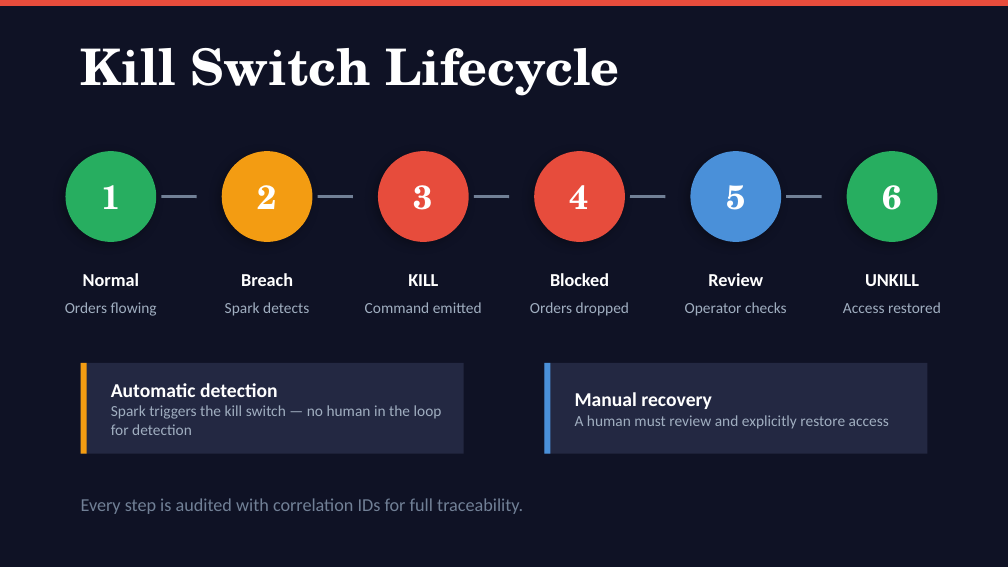
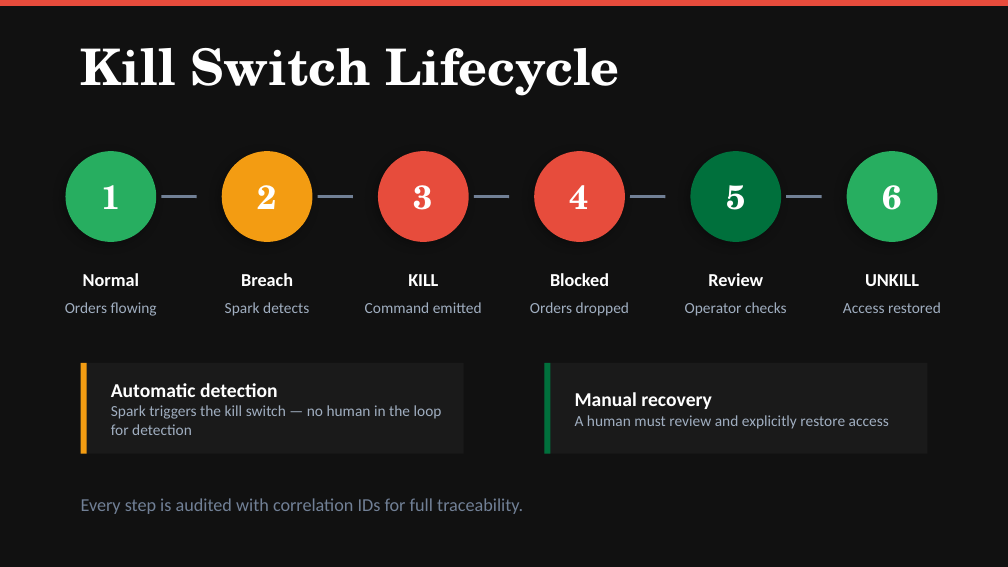
Before and after one commit to lukelittle/sec-15c3-5-market-access-controls-example, a slide deck: slide 11 of docs/presentation.pptx (slide 8 before the commit). Drawn at 1008x567 pixels with LibreOffice and Linux fonts; fonts in the diff are those of the drawing. Boxes give left, top, right and bottom in pixels: in the first picture for what was removed or moved away, otherwise in the second. Text is boxed around its words. In the diff, an @@ line names an element or a change of style, - is before the commit and + after.

```diff
--- a/docs/presentation.pptx
+++ b/docs/presentation.pptx
@@ background #0F1225 to #111111 @@
@@ ellipse at <box>690,151,781,242</box>: fill #4A90D9 to #00703C @@
@@ rectangle at <box>81,363,464,454</box>: fill #232842 to #1A1A1A @@
@@ rectangle at <box>544,363,550,454</box>: fill #4A90D9 to #00703C @@
@@ rectangle at <box>544,363,927,454</box>: fill #232842 to #1A1A1A @@
```
Also in this commit, not shown: 13 other slides changed, 7 slides added, 1 slide removed, 32 other files.
